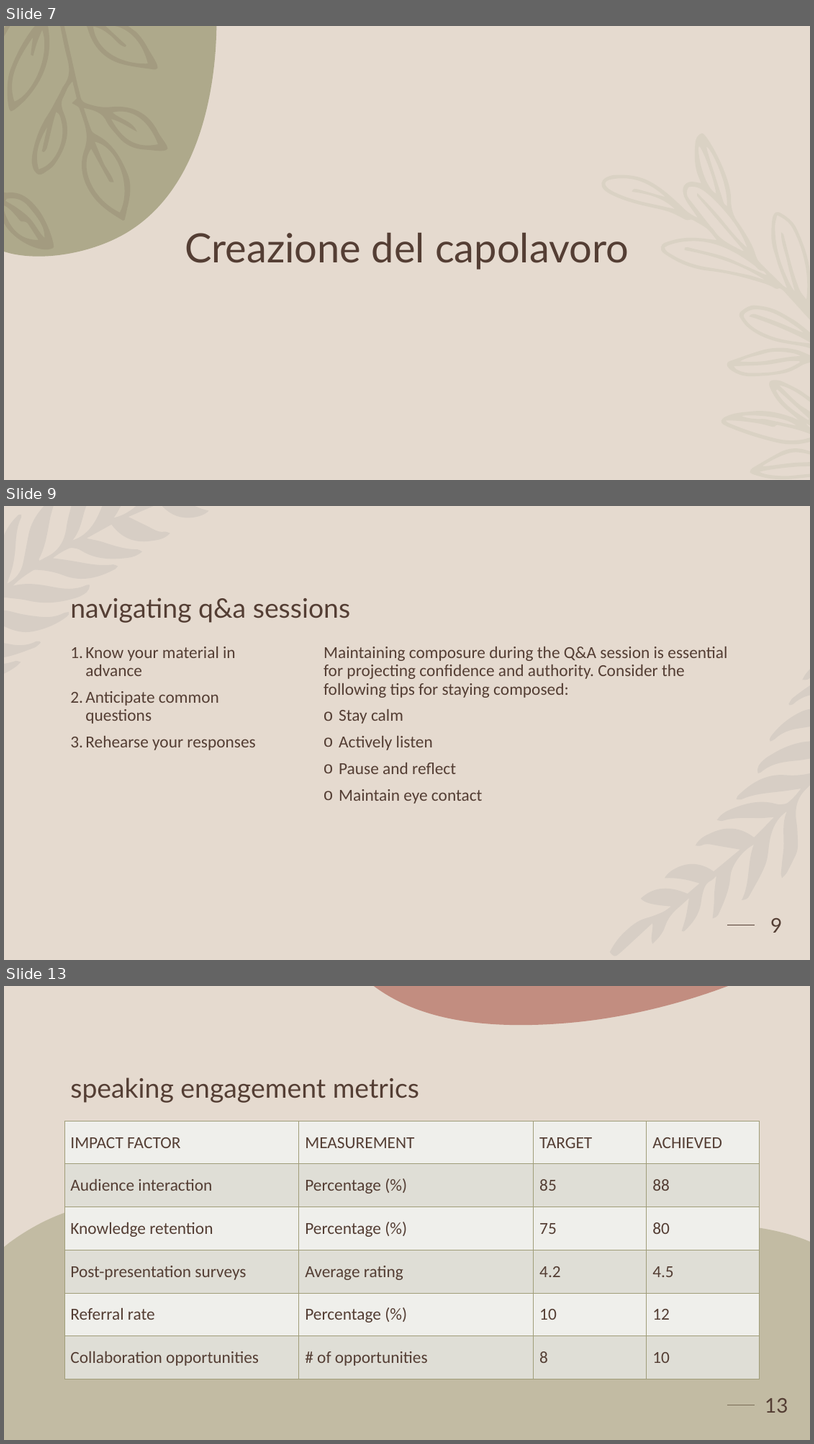
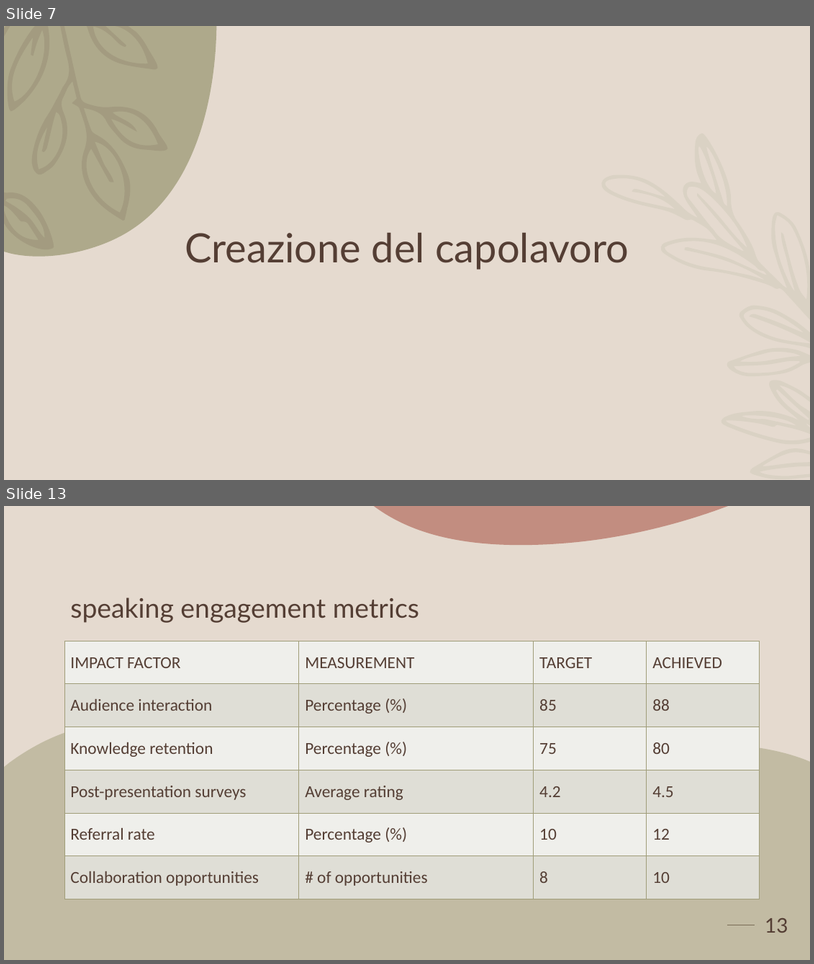
Before and after one commit to Alex123310/Appunti-Compiti, a slide deck: Il Mio.pptx. Shown one above the other, each under a label of ours: slides 7, 9 and 13 before the commit, slides 7 and 13 after it; the slides between them are not shown. The pictures are 814x1444 and 814x964 pixels, drawn with LibreOffice and Linux fonts; fonts in the diff are those of the drawing; background and template pictures are left out. Boxes give left, top, right and bottom in pixels: in the first picture for what was removed or moved away, otherwise in the second. Text is boxed around its words. In the diff, an @@ line names an element or a change of style, - is before the commit and + after.

```diff
--- a/Il Mio.pptx
+++ b/Il Mio.pptx
@@ slide 9 removed at <box>4,506,810,960</box>, background #E5DACF; not listed: 1 template element that a slide beside it also shows @@
@@ freeform shape removed at <box>4,506,209,674</box> @@
@@ title removed at <box>70,597,350,623</box> @@
-navigating q&a sessions
@@ text removed at <box>85,646,255,750</box> @@
-1. Know your material in advance
-2. Anticipate common questions
-3. Rehearse your responses
@@ text removed at <box>324,646,728,803</box> @@
-Maintaining composure during the Q&A session is essential for projecting confidence and authority. Consider the following tips for staying composed:
-  o Stay calm
-  o Actively listen
-  o Pause and reflect
-  o Maintain eye contact
@@ freeform shape removed at <box>610,669,810,956</box> @@
@@ page number removed at <box>771,918,782,932</box> @@
-9
```
Also in this commit, not shown: 4 slides changed, 3 slides added, 2 other slides removed.
